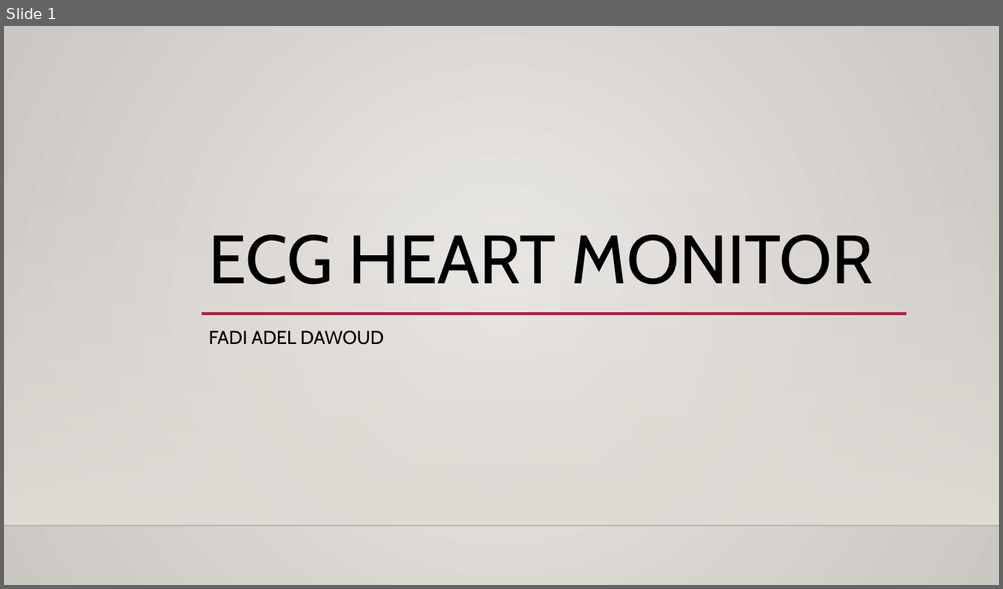
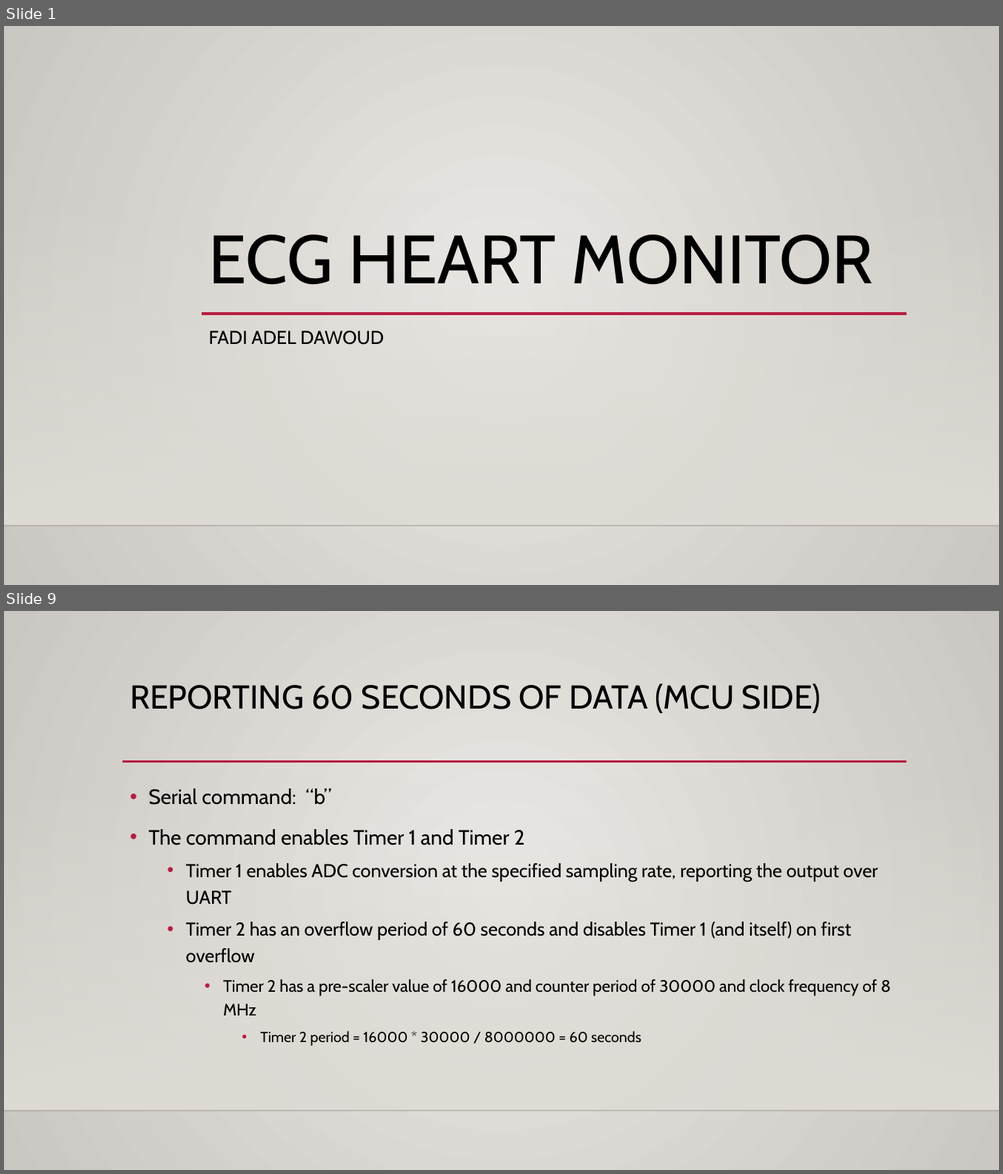
Before and after one commit to theRadFad/HeartMonitor, a slide deck: ECG Heart Monitor.pptx. Shown one above the other, each under a label of ours: slide 1 before the commit, slides 1 and 9 after it; the slides between them are not shown. The pictures are 1003x589 and 1003x1174 pixels, drawn with LibreOffice and Linux fonts; fonts in the diff are those of the drawing; background and template pictures are left out. Boxes give left, top, right and bottom in pixels: in the first picture for what was removed or moved away, otherwise in the second. Text is boxed around its words. In the diff, an @@ line names an element or a change of style, - is before the commit and + after.

```diff
--- a/ECG Heart Monitor.pptx
+++ b/ECG Heart Monitor.pptx
@@ slide 9 added at [4,611,999,1170], background gradient #ECEAE7 to #CAC7C1; not listed: 2 template elements that a slide beside it also shows @@
@@ title added at [130,684,821,713], 32 pt, text #000000 @@
+REPORTING 60 SECONDS OF DATA (MCU SIDE)
@@ line added from (122, 762) to (907, 762), #B71E42 2.5 pt @@
@@ text added at [148,789,891,1046], 18 pt, text #000000 @@
+• Serial command: “b”
+• The command enables Timer 1 and Timer 2
+  • Timer 1 enables ADC conversion at the specified sampling rate, reporting the output over UART
+  • Timer 2 has an overflow period of 60 seconds and disables Timer 1 (and itself) on first overflow
+    • Timer 2 has a pre-scaler value of 16000 and counter period of 30000 and clock frequency of 8 MHz
+      • Timer 2 period = 16000 * 30000 / 8000000 = 60 seconds
```
Also in this commit, not shown: 2 slides changed, 12 other slides added.
